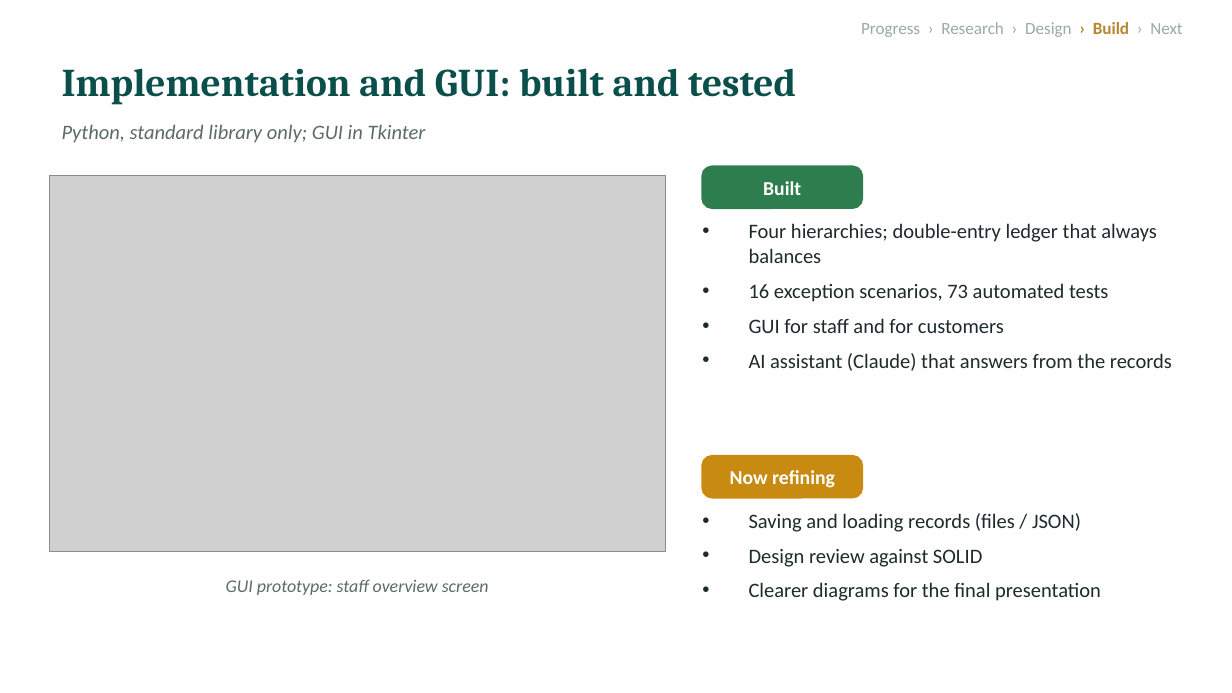
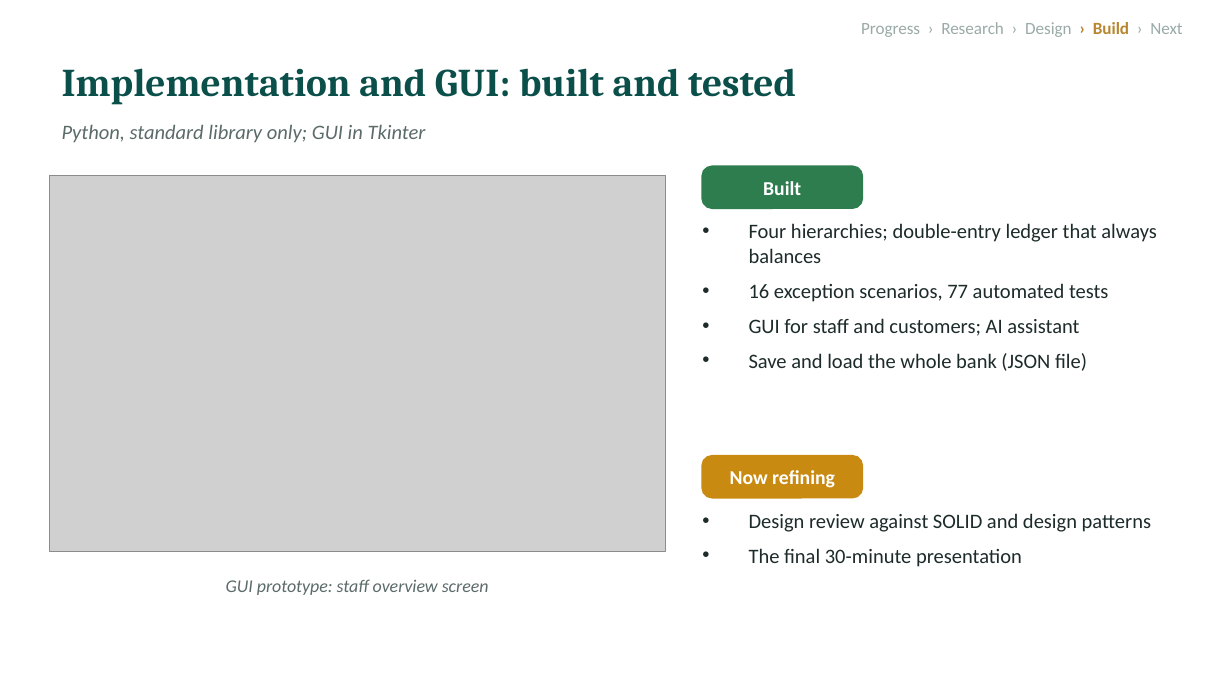
Before and after one commit to l255668-hash/commercial-banking, a slide deck: slide 8 of docs/Progress_Presentation_1.pptx. Drawn at 1232x693 pixels with LibreOffice and Linux fonts; fonts in the diff are those of the drawing; grey boxes stand for pictures. Boxes give left, top, right and bottom in pixels: in the first picture for what was removed or moved away, otherwise in the second. Text is boxed around its words. In the diff, an @@ line names an element or a change of style, - is before the commit and + after.

```diff
--- a/docs/Progress_Presentation_1.pptx
+++ b/docs/Progress_Presentation_1.pptx
@@ text at (749, 283, 1109, 371): text changed @@
-• 16 exception scenarios, 73 automated tests
-• GUI for staff and for customers
-• AI assistant (Claude) that answers from the records
+• 16 exception scenarios, 77 automated tests
+• GUI for staff and customers; AI assistant
+• Save and load the whole bank (JSON file)
@@ text at (749, 513, 1151, 567): text changed @@
-• Saving and loading records (files / JSON)
-• Design review against SOLID
-• Clearer diagrams for the final presentation
+• Design review against SOLID and design patterns
+• The final 30-minute presentation
```
Also in this commit, not shown: 2 other slides changed, 38 other files.
